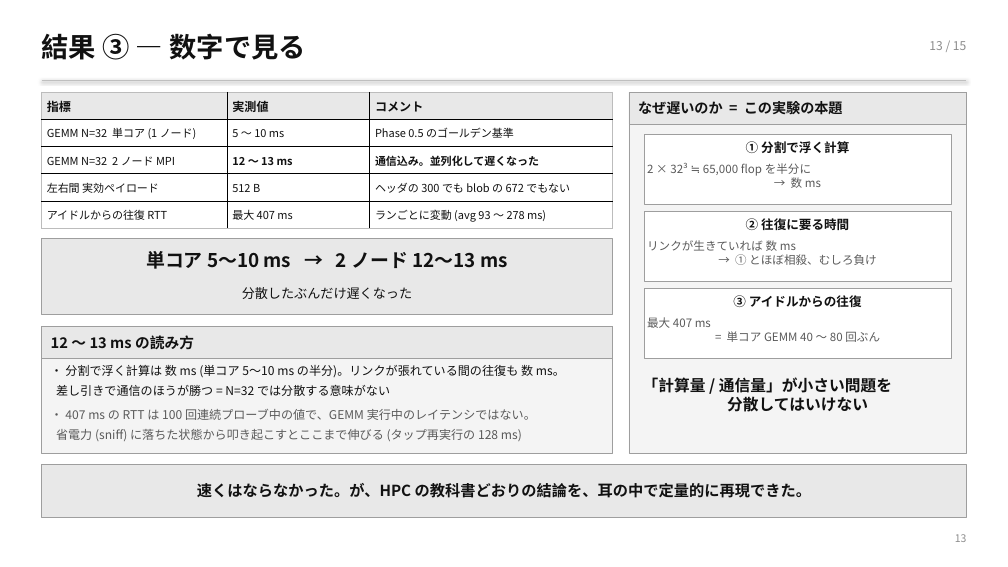
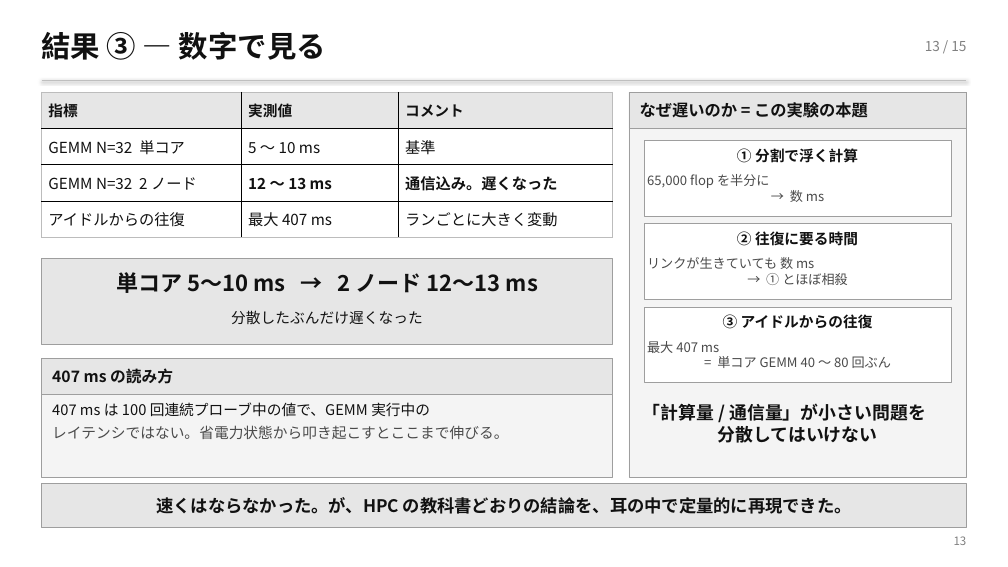
Before and after one commit to TamichiRyuto/pine-buds-cluster, a slide deck: slide 14 of slides/lt-ear-parallel.pptx. Drawn at 1008x567 pixels with LibreOffice and Linux fonts; fonts in the diff are those of the drawing. Boxes give left, top, right and bottom in pixels: in the first picture for what was removed or moved away, otherwise in the second. Text is boxed around its words. In the diff, an @@ line names an element or a change of style, - is before the commit and + after.

```diff
--- a/slides/lt-ear-parallel.pptx
+++ b/slides/lt-ear-parallel.pptx
@@ text "結果 ③ — 数字で見る" at <box>42,32,326,60</box>: size 26 to 28 pt; more space between paragraphs @@
@@ text "13 / 15" at <box>925,41,966,51</box>: size 11.5 to 13 pt, text colour #8C8C8C to #808080; more space between paragraphs @@
@@ table at <box>42,92,613,237</box> @@
-row 2: GEMM N=32 単コア (1 ノード) | 5 〜 10 ms | Phase 0.5 のゴールデン基準
-row 3: GEMM N=32 2 ノード MPI | 12 〜 13 ms | 通信込み。並列化して遅くなった
-row 4: 左右間 実効ペイロード | 512 B | ヘッダの 300 でも blob の 672 でもない
-row 5: アイドルからの往復 RTT | 最大 407 ms | ランごとに変動 (avg 93 〜 278 ms)
+row 2: GEMM N=32 単コア | 5 〜 10 ms | 基準
+row 3: GEMM N=32 2 ノード | 12 〜 13 ms | 通信込み。遅くなった
+row 4: アイドルからの往復 | 最大 407 ms | ランごとに大きく変動
@@ text "なぜ遅いのか = この実験の本題" at <box>640,102,868,118</box>: size 13.5 to 15.5 pt; more space between paragraphs @@
@@ rectangle: place and size @@
-rectangle at <box>629,92,966,454</box>
+rectangle at <box>629,92,966,478</box>
@@ rectangle: place and size @@
-rectangle at <box>629,92,966,124</box>
+rectangle at <box>629,92,966,129</box>
@@ text "① 分割で浮く計算": place and size @@
-text "① 分割で浮く計算" at <box>746,141,849,153</box>
+text "① 分割で浮く計算" at <box>737,148,858,163</box>
@@ rectangle: place and size @@
-rectangle at <box>644,135,951,204</box>
+rectangle at <box>644,141,951,216</box>
@@ text at <box>647,174,824,202</box>: text changed; size 11 to 12.5 pt; text colour #5A5A5A to #4A4A4A @@
-2 × 32³ ≒ 65,000 flop を半分に
-→ 数 ms
+65,000 flop を半分に
+→ 数 ms
@@ text "② 往復に要る時間": place and size @@
-text "② 往復に要る時間" at <box>746,218,849,230</box>
+text "② 往復に要る時間" at <box>737,231,858,246</box>
@@ rectangle: place and size @@
-rectangle at <box>644,212,951,281</box>
+rectangle at <box>644,224,951,299</box>
@@ text "単コア 5〜10 ms → 2 ...": place and size @@
-text "単コア 5〜10 ms → 2 ..." at <box>146,251,508,269</box>
+text "単コア 5〜10 ms → 2 ..." at <box>116,272,538,293</box>
@@ text "単コア 5〜10 ms → 2 ..." at <box>116,272,538,293</box>: size 18 to 21 pt; more space between paragraphs @@
@@ rectangle: place and size @@
-rectangle at <box>42,239,613,315</box>
+rectangle at <box>42,259,613,345</box>
@@ text at <box>647,257,848,285</box>: text changed; size 11 to 12.5 pt; text colour #5A5A5A to #4A4A4A @@
-リンクが生きていれば 数 ms
-→ ① とほぼ相殺、むしろ負け
+リンクが生きていても 数 ms
+→ ① とほぼ相殺
@@ text "分散したぶんだけ遅くなった": place and size @@
-text "分散したぶんだけ遅くなった" at <box>242,287,412,299</box>
+text "分散したぶんだけ遅くなった" at <box>231,310,423,324</box>
@@ text "分散したぶんだけ遅くなった" at <box>231,310,423,324</box>: size 12.5 to 14 pt; more space between paragraphs @@
@@ size 12 to 14 pt; more space between paragraphs in 3 elements at <box>737,148,858,163</box>, <box>737,231,858,246</box>, <box>723,314,873,329</box> @@
@@ text "③ アイドルからの往復": place and size @@
-text "③ アイドルからの往復" at <box>733,295,862,307</box>
+text "③ アイドルからの往復" at <box>723,314,873,329</box>
@@ rectangle: place and size @@
-rectangle at <box>644,289,951,358</box>
+rectangle at <box>644,307,951,383</box>
@@ rectangle: place and size @@
-rectangle at <box>42,327,613,454</box>
+rectangle at <box>42,358,613,478</box>
@@ fill #E8E8E8 to #E6E6E6 in 4 elements at <box>629,92,966,129</box>, <box>42,484,966,528</box>, <box>42,259,613,345</box>, <box>42,358,613,395</box> @@
@@ rectangle: place and size @@
-rectangle at <box>42,327,613,358</box>
+rectangle at <box>42,358,613,395</box>
@@ text "最大 407 ms = 単コア ...": place and size @@
-text "最大 407 ms = 単コア ..." at <box>647,317,880,342</box>
+text "最大 407 ms = 単コア ..." at <box>647,341,891,368</box>
@@ text "最大 407 ms = 単コア ..." at <box>647,341,891,368</box>: size 11 to 12.5 pt, text colour #5A5A5A to #4A4A4A; more space between paragraphs @@
@@ text at <box>52,368,173,384</box>: text changed; size 14 to 15 pt @@
-12 〜 13 ms の読み方
+407 ms の読み方
@@ text at <box>52,402,508,439</box>: text changed; size 11.5 to 14 pt; text colour #5A5A5A to #4A4A4A @@
-・ 分割で浮く計算は 数 ms (単コア 5〜10 ms の半分)。リンクが張れている間の往復も 数 ms。
-差し引きで通信のほうが勝つ = N=32 では分散する意味がない
-・ 407 ms の RTT は 100 回連続プローブ中の値で、GEMM 実行中のレイテンシではない。
-省電力 (sniff) に落ちた状態から叩き起こすとここまで伸びる (タップ再実行の 128 ms)
+407 ms は 100 回連続プローブ中の値で、GEMM 実行中の
+レイテンシではない。省電力状態から叩き起こすとここまで伸びる。
@@ text "「計算量 / 通信量」が小さい問題を 分散してはいけない": place and size @@
-text "「計算量 / 通信量」が小さい問題を 分散してはいけない" at <box>643,377,892,412</box>
+text "「計算量 / 通信量」が小さい問題を 分散してはいけない" at <box>643,403,926,443</box>
@@ text "「計算量 / 通信量」が小さい問題を 分散してはいけない" at <box>643,403,926,443</box>: size 15 to 17 pt; more space between paragraphs @@
@@ text "速くはならなかった。が、HPC の教科書どおりの結論を、耳の中で定量的に再現できた。": place and size @@
-text "速くはならなかった。が、HPC の教科書どおりの結論を、耳の中で定量的に再現できた。" at <box>197,483,811,498</box>
+text "速くはならなかった。が、HPC の教科書どおりの結論を、耳の中で定量的に再現できた。" at <box>156,497,852,514</box>
@@ text "速くはならなかった。が、HPC の教科書どおりの結論を、耳の中で定量的に再現できた。" at <box>156,497,852,514</box>: size 14.5 to 16.5 pt; more space between paragraphs @@
@@ rectangle: place and size @@
-rectangle at <box>42,464,966,517</box>
+rectangle at <box>42,484,966,528</box>
@@ text "13" at <box>954,536,967,545</box>: size 10 to 11 pt, text colour #8C8C8C to #808080; more space between paragraphs @@
```
Also in this commit, not shown: 15 other slides changed, 2 other files.
